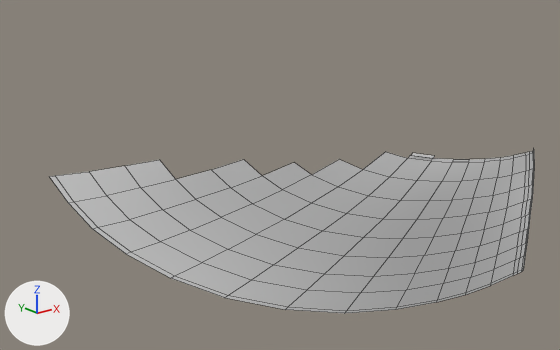
The OBJ model PadForge.App/3DModels/XboxSeries/DaystrikeCamo/Decal-L1.obj, before and after one commit.
One viewpoint serves both versions: a 50 mm camera at (-68.3, -76.5, -2.0) aimed at (-42.2, -44.0, -15.0). Arrows for +X, +Y and +Z are at lower left; the lights stay in place. The older version comes first. Mesh edges are drawn as thin lines. Where no turn or scale is listed for an object, it has been applied to the vertices.

In view in the first picture: 'Decal-L1'.
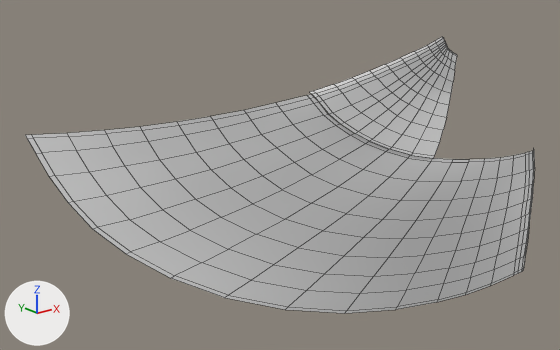
Boxes (x1, y1, x2, y2) around the edits, measured in the pictures (560 x 350 px):
'Decal-L1', reshaped (69% taller): before (49, 150, 535, 313); after (25, 37, 535, 313)
part 1 of me_decal_l1, added: after (25, 37, 457, 179)

The edits, one by one:
me_decal_l1 is used by ob_decal_l1; location (0.0, 0.0, 0.0).
me_decal_l1 had 175 vertices, 145 faces and spanned x -54.0..-27.2, y -51.0..-40.1, z -22.5..-12.6.
me_decal_l1 now has 361 vertices, 309 faces and spans x -54.6..-27.2, y -51.0..-39.1, z -22.5..-7.5.
Part 1, on me_decal_l1:
186 vertices are added at x -54.6..-31.3, y -50.0..-39.1, z -12.9..-7.5.
164 new faces join them.
